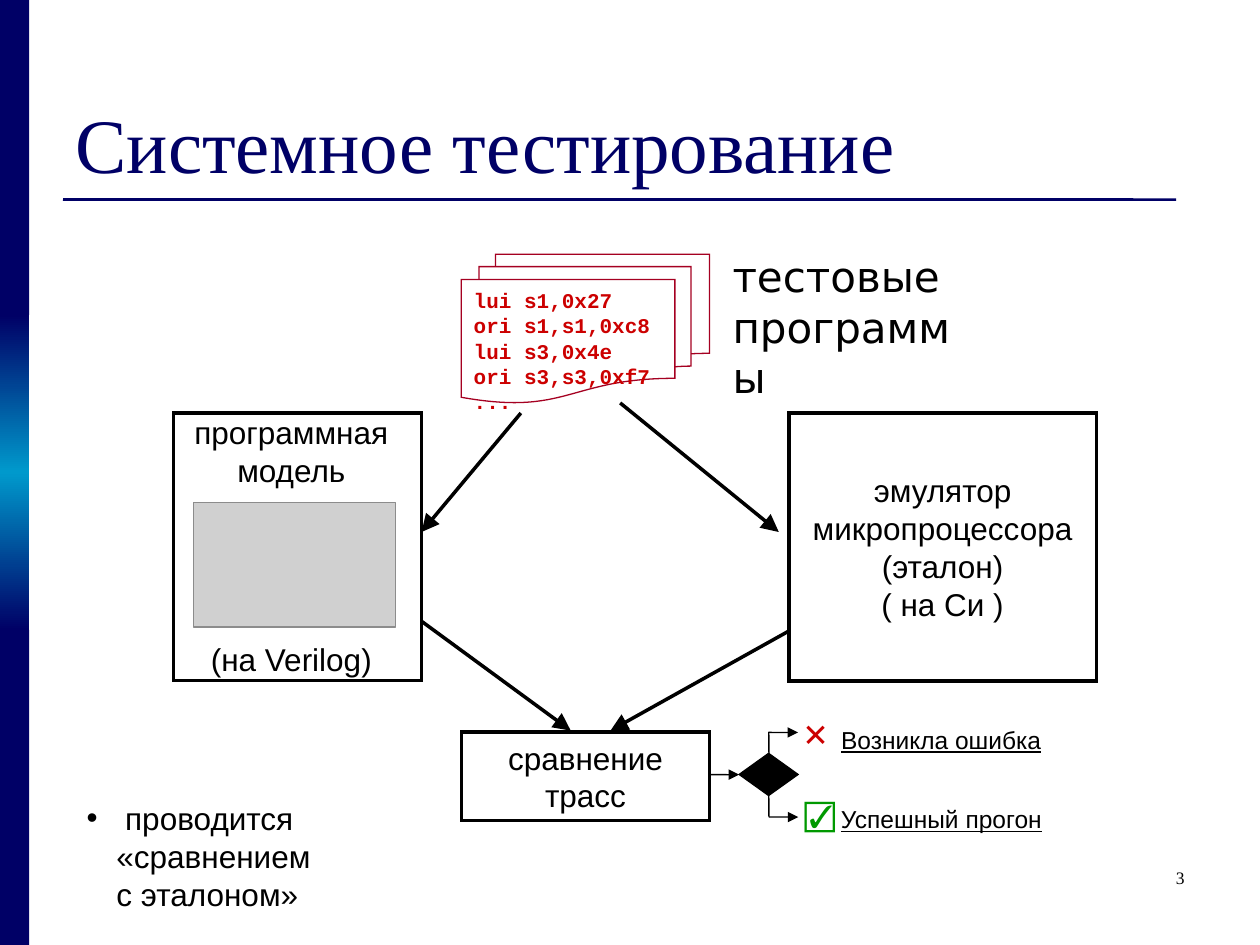
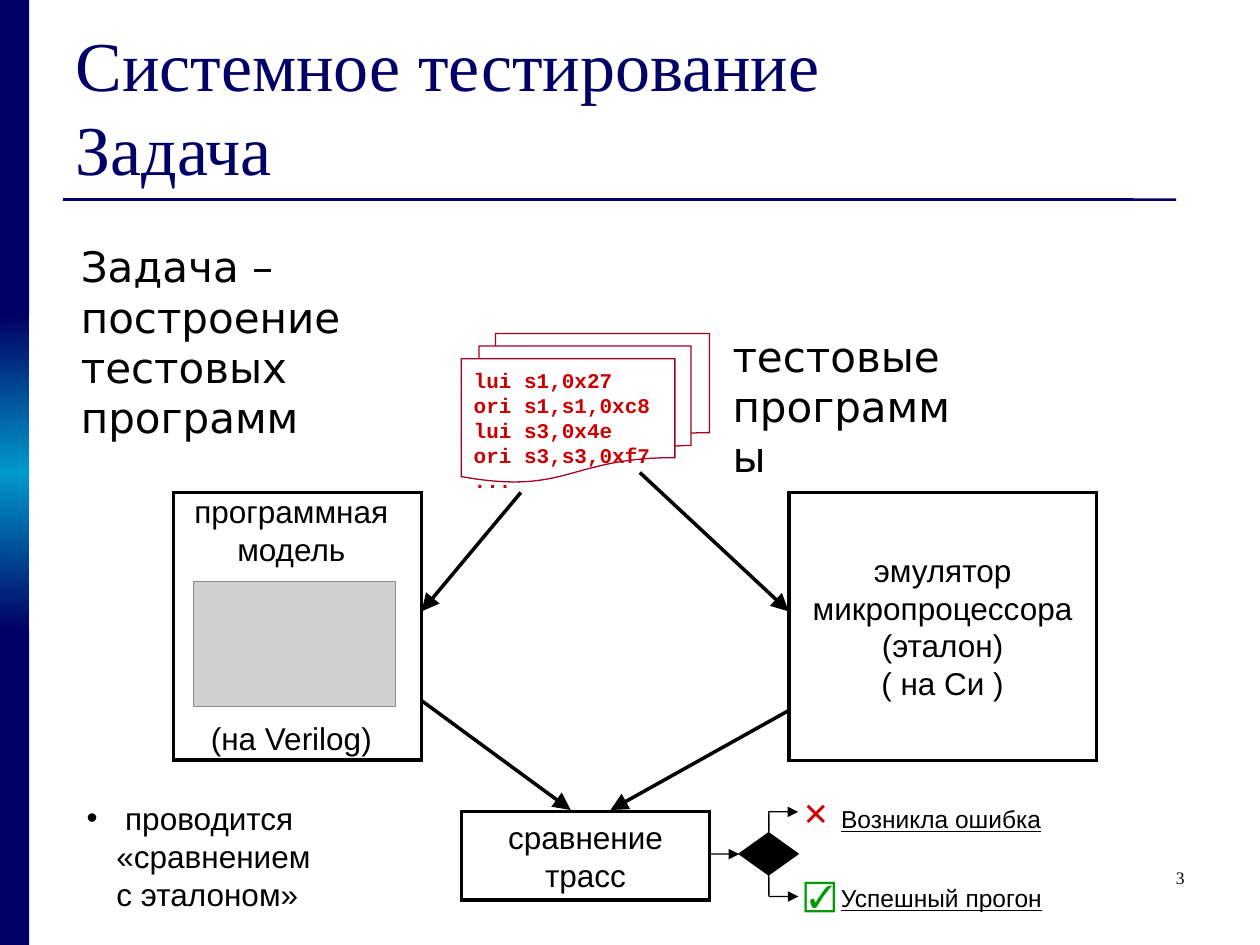
Before and after one commit to kornevgen/tesla-project, a slide deck: slide 3 of papers/THESIS/talks/z2611.ppt. Drawn at 1260x945 pixels with LibreOffice and Linux fonts; fonts in the diff are those of the drawing; grey boxes stand for pictures. Boxes give left, top, right and bottom in pixels: in the first picture for what was removed or moved away, otherwise in the second. Text is boxed around its words. In the diff, an @@ line names an element or a change of style, - is before the commit and + after.

```diff
--- a/papers/THESIS/talks/z2611.ppt
+++ b/papers/THESIS/talks/z2611.ppt
@@ title at (x1=76, y1=44, x2=819, y2=188): text changed; size 44 to 40 pt @@
-Системное тестирование
+Системное тестирование
+Задача
@@ text added at (x1=81, y1=250, x2=340, y2=442), 24 pt, text #000000 @@
+Задача – построение
+тестовых
+программ
@@ arrow moved from (620, 403) - (779, 532) to (640, 472) - (789, 611) @@
@@ 6 arrows, 5 texts, 3 rectangles, 2 lines, 1 picture, 1 flow chart multidocument, 1 diamond moved together from (x1=174, y1=255, x2=1096, y2=839) to (x1=174, y1=334, x2=1096, y2=919) @@
```
Also in this commit, not shown: 2 other slides changed.
